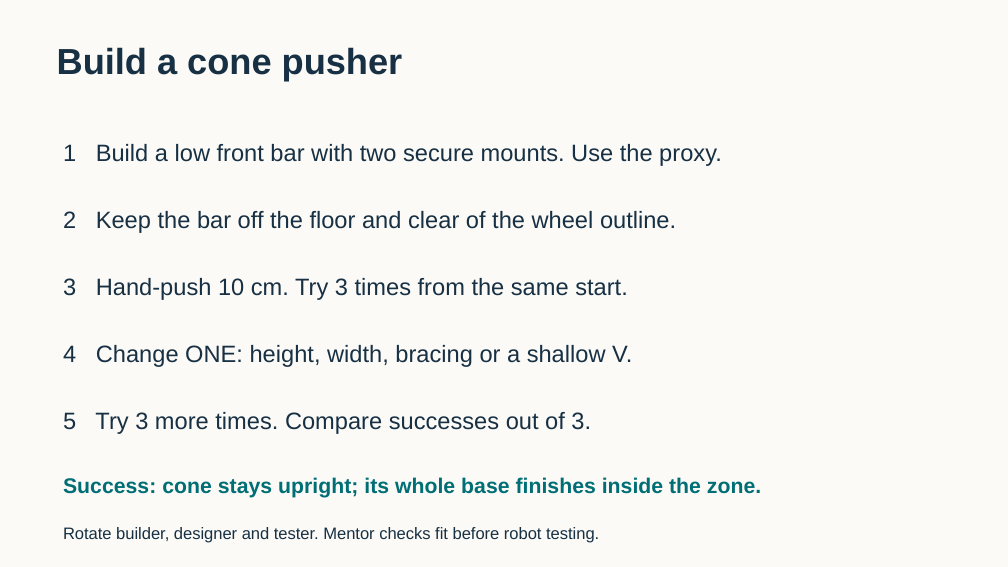
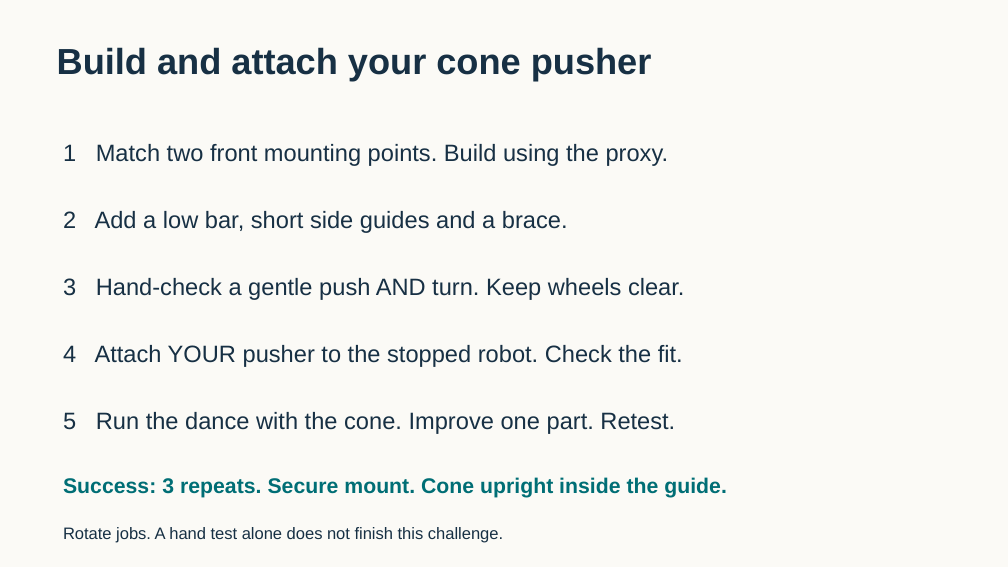
Before and after one commit to FRC999/YMCA-SPIKE-education, a slide deck: slide 5 of 03_Presentations/W03_dance.pptx. Drawn at 1008x567 pixels with LibreOffice and Linux fonts; fonts in the diff are those of the drawing. Boxes give left, top, right and bottom in pixels: in the first picture for what was removed or moved away, otherwise in the second. Text is boxed around its words. In the diff, an @@ line names an element or a change of style, - is before the commit and + after.

Commit message:
Test attached cone pushers during the Week 3 dance including turns

```diff
--- a/03_Presentations/W03_dance.pptx
+++ b/03_Presentations/W03_dance.pptx
@@ text at [57,47,652,80]: text changed @@
-Build a cone pusher
+Build and attach your cone pusher
@@ text at [63,144,669,166]: text changed @@
-1 Build a low front bar with two secure mounts. Use the proxy.
+1 Match two front mounting points. Build using the proxy.
@@ text at [63,211,568,233]: text changed @@
-2 Keep the bar off the floor and clear of the wheel outline.
+2 Add a low bar, short side guides and a brace.
@@ text at [63,278,684,300]: text changed @@
-3 Hand-push 10 cm. Try 3 times from the same start.
+3 Hand-check a gentle push AND turn. Keep wheels clear.
@@ text at [63,345,683,367]: text changed @@
-4 Change ONE: height, width, bracing or a shallow V.
+4 Attach YOUR pusher to the stopped robot. Check the fit.
@@ text at [63,412,675,434]: text changed @@
-5 Try 3 more times. Compare successes out of 3.
+5 Run the dance with the cone. Improve one part. Retest.
@@ text at [63,477,727,498]: text changed @@
-Success: cone stays upright; its whole base finishes inside the zone.
+Success: 3 repeats. Secure mount. Cone upright inside the guide.
@@ text at [63,527,503,543]: text changed @@
-Rotate builder, designer and tester. Mentor checks fit before robot testing.
+Rotate jobs. A hand test alone does not finish this challenge.
```
Also in this commit, not shown: 5 other slides changed, 23 other files.
